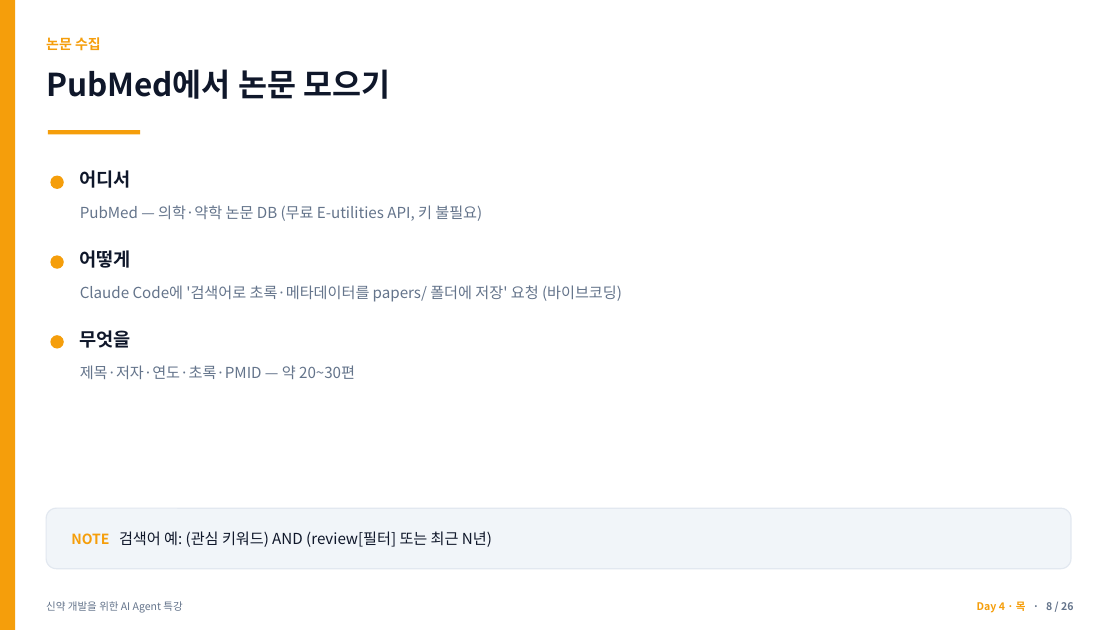
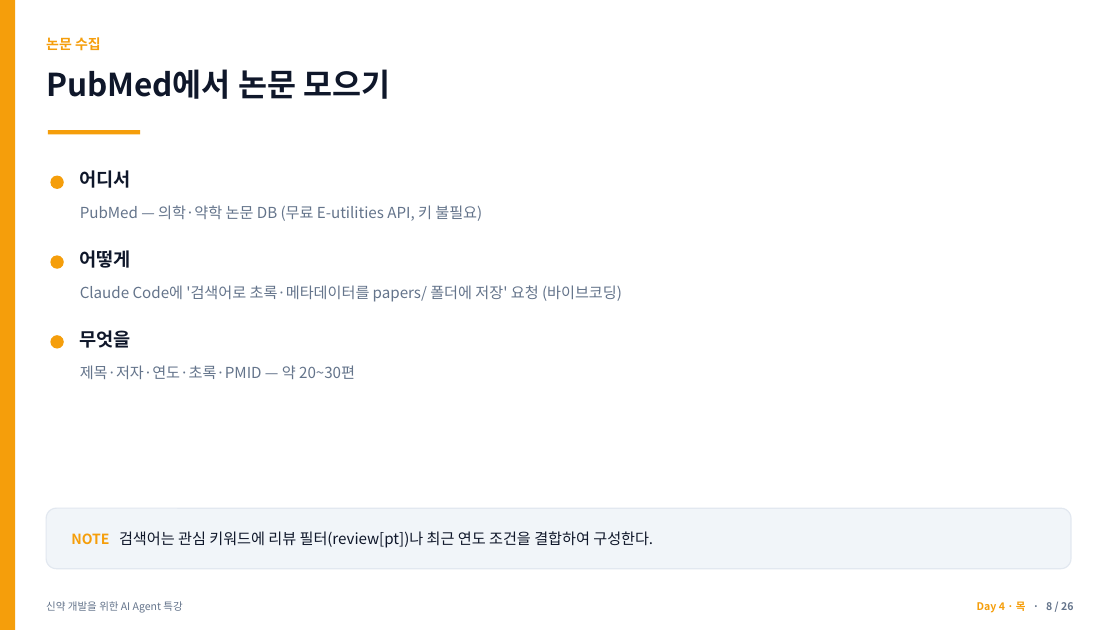
Before and after one commit to jyshin-22/wku-ai-agent-program, a slide deck: slide 8 of slides/day4.pptx. Drawn at 1120x630 pixels with LibreOffice and Linux fonts; fonts in the diff are those of the drawing. Boxes give left, top, right and bottom in pixels: in the first picture for what was removed or moved away, otherwise in the second. Text is boxed around its words. In the diff, an @@ line names an element or a change of style, - is before the commit and + after.

```diff
--- a/slides/day4.pptx
+++ b/slides/day4.pptx
@@ text at (71, 531, 653, 548): text changed @@
-NOTE 검색어 예: (관심 키워드) AND (review[필터] 또는 최근 N년)
+NOTE 검색어는 관심 키워드에 리뷰 필터(review[pt])나 최근 연도 조건을 결합하여 구성한다.
```
Also in this commit, not shown: 9 other slides changed, 10 other files.
